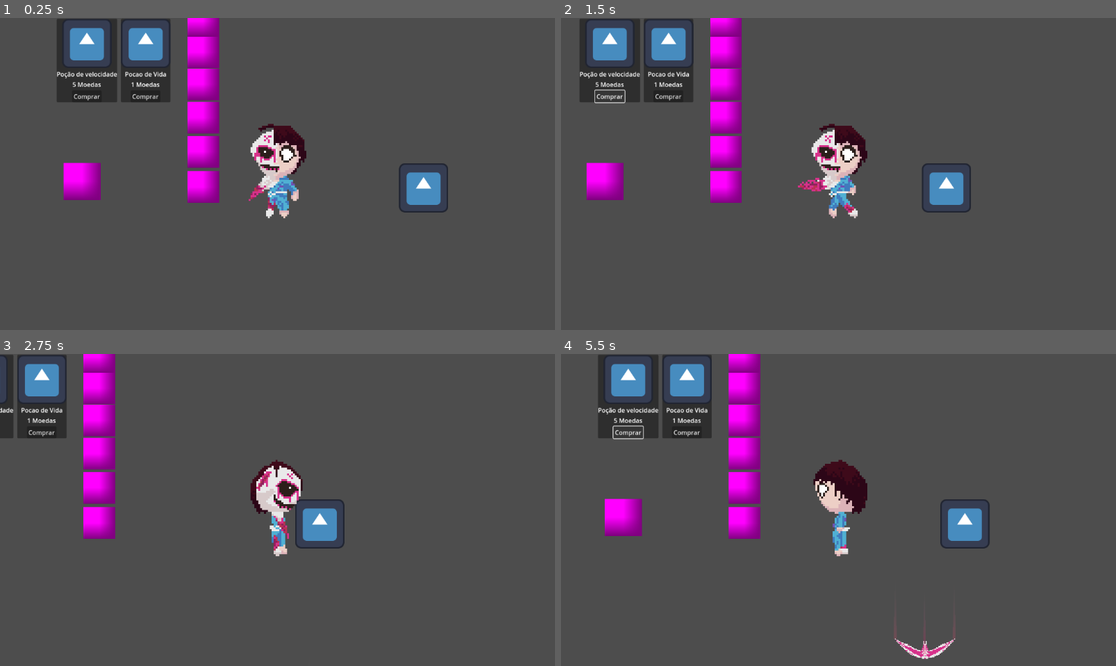
Above: before the commit, frames 1-4 (two rows, left to right).
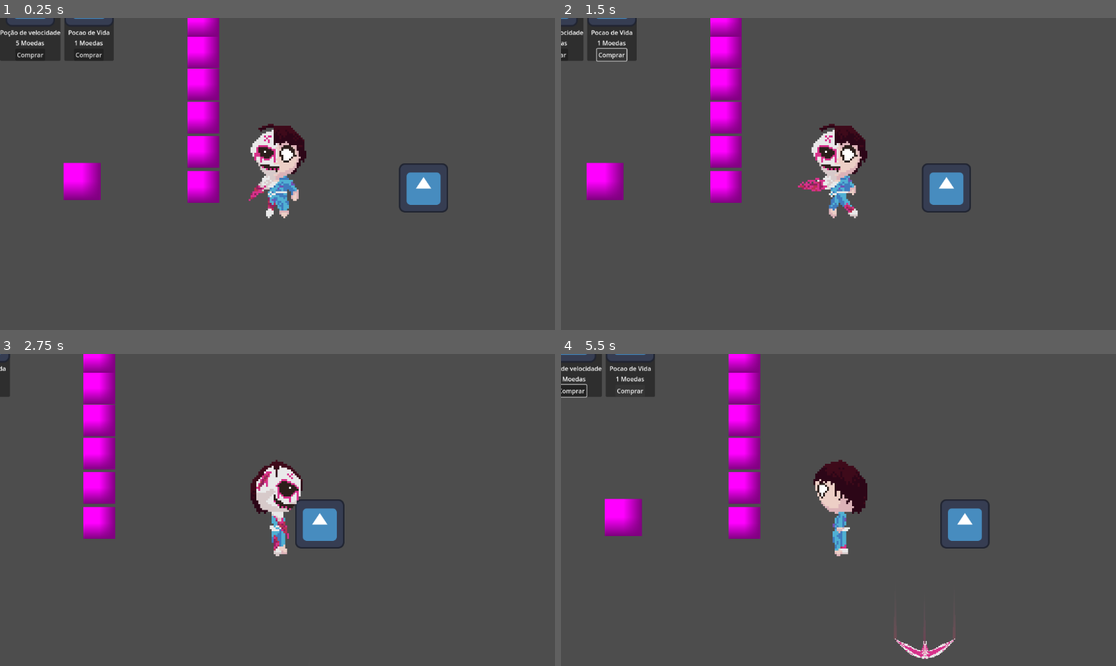
Above: after the commit, the same moments.

Repository: Gabril0/PDSI2
Game: Godot game, scene res://Enemy_Test.tscn
Same seed, same stepped clock (60 frames per second), same inputs: the game is played once before the commit and once after it. The engine's default icon, where the game draws it, is replaced by a stand-in: a white triangle on a blue panel in a dark square.
Inputs:
- Up to frame 1 (0.25 s): no input
- Up to frame 2 (1.5 s): click "Comprar" at 0.5 s; tap Enter (ui_accept) at 1.25 s; hold D (Right) from 1.28 s (still down); hold Down (AimDown) from 1.28 s (still down)
- Up to frame 3 (2.75 s): keep holding D (Right); tap Enter (ui_accept) at 1.52, 2.27 s; release Down (AimDown) at 2.03 s; tap Left (AimLeft) at 2.1 s
- Up to frame 4 (5.5 s): release D (Right) at 2.78 s; hold A (Left) 2.78-3.53 s; hold Right (AimRight) 2.78-3.53 s; hold D (Right) 3.53-5.03 s; tap Up (AimUp) at 3.6 s; tap Enter (ui_accept) at 3.77, 4.52, 5.27 s; hold Down (AimDown) 4.28-5.03 s; hold A (Left) from 5.03 s (still down); tap Left (AimLeft) at 5.1 s

The runs differ from the first frame. In frame 1, 5.3% of the frame differs, in the area x 0-31%, y 0-27%; in frame 2, 4.4%; in frame 3, 2.2%; in frame 4, 4.7%.

Commit message:
Feat: Adicionar menu na lateral & consertar disposição da loja

Diff:
--- a/Enemy_Test.tscn
+++ b/Enemy_Test.tscn
@@ -3,7 +3,7 @@
 [ext_resource type="PackedScene" uid="uid://4eg2njkuphmh" path="res://Entity/Enemies/Dummy.tscn" id="1_ghswv"]
 [ext_resource type="PackedScene" uid="uid://cnnl8e0e5chcs" path="res://Entity/Player/Player.tscn" id="2_clfm6"]
 [ext_resource type="PackedScene" uid="uid://j6w5gsr1y5le" path="res://Entity/Enemies/Failex.tscn" id="3_clfm6"]
-[ext_resource type="PackedScene" uid="uid://dtboe2e448byu" path="res://scenes/ShopUI.tscn" id="4_jj8s1"]
+[ext_resource type="PackedScene" uid="uid://dtboe2e448byu" path="res://scenes/ui/ShopUI.tscn" id="4_jj8s1"]
 
 [sub_resource type="NavigationPolygon" id="NavigationPolygon_clfm6"]
 vertices = PackedVector2Array(1625.82, -96.0703, 1724.06, 1031.71, -432.719, 976.25, -403.258, -111.922)
--- a/scenes/Mundo.tscn
+++ b/scenes/Mundo.tscn
@@ -1,7 +1,8 @@
-[gd_scene load_steps=3 format=3 uid="uid://dig5x8m1cj6rj"]
+[gd_scene load_steps=4 format=3 uid="uid://dig5x8m1cj6rj"]
 
 [ext_resource type="Script" uid="uid://knlr68rhqjbc" path="res://scripts/Mundo.gd" id="1_bn3w3"]
 [ext_resource type="PackedScene" uid="uid://cnnl8e0e5chcs" path="res://Entity/Player/Player.tscn" id="2_bn3w3"]
+[ext_resource type="PackedScene" uid="uid://ddq4gdjvx5bj0" path="res://scenes/ui/PlayerHUD.tscn" id="3_pu1qo"]
 
 [node name="Mundo" type="Node2D"]
 script = ExtResource("1_bn3w3")
@@ -11,3 +12,5 @@
 [node name="Player" parent="." instance=ExtResource("2_bn3w3")]
 
 [node name="UILayer" type="CanvasLayer" parent="."]
+
+[node name="PlayerHud" parent="UILayer" instance=ExtResource("3_pu1qo")]
--- a/scenes/ShopUI.tscn
+++ /dev/null
@@ -1,28 +0,0 @@
-[gd_scene load_steps=5 format=3 uid="uid://dtboe2e448byu"]
-
-[ext_resource type="Script" uid="uid://dwx7eea1lttf" path="res://scenes/shop_ui.gd" id="1_owitj"]
-[ext_resource type="Script" uid="uid://c0ck6657wa8eh" path="res://Item/item.gd" id="2_2icer"]
-[ext_resource type="Resource" uid="uid://buy6puk4a3n46" path="res://Items/pocao_de_velocidade.tres" id="3_0ove6"]
-[ext_resource type="Resource" uid="uid://bkb62snwrbm0c" path="res://Items/pocao_de_vida.tres" id="4_c6qty"]
-
-[node name="ShopUi" type="Control"]
-layout_mode = 3
-anchors_preset = 0
-script = ExtResource("1_owitj")
-level_1_items = Array[ExtResource("2_2icer")]([ExtResource("3_0ove6"), ExtResource("4_c6qty")])
-
-[node name="Panel" type="Panel" parent="."]
-layout_mode = 1
-anchors_preset = 15
-anchor_right = 1.0
-anchor_bottom = 1.0
-grow_horizontal = 2
-grow_vertical = 2
-
-[node name="GridContainer" type="GridContainer" parent="Panel"]
-layout_mode = 0
-offset_right = 40.0
-offset_bottom = 40.0
-theme_override_constants/h_separation = 10
-theme_override_constants/v_separation = 10
-columns = 4
--- a/scenes/salas/ShopRoom.gd
+++ b/scenes/salas/ShopRoom.gd
@@ -1,7 +1,7 @@
 extends Node2D
 
 #Pré-Carrega a cena na UI da Loja
-const ShopUIScene = preload("res://scenes/ShopUI.tscn")
+const ShopUIScene = preload("res://scenes/ui/ShopUI.tscn")
 
 var shop_instance = null
 
--- a/scenes/shop_ui.gd
+++ b/scenes/shop_ui.gd
@@ -8,7 +8,7 @@
 
 const ItemDisplaysScene = preload("res://scenes/ui/ItemDisplay.tscn")
 
-@onready var grid_container: GridContainer = $Panel/GridContainer
+@onready var grid_container: GridContainer = $Panel/CenterContainer/GridContainer
 
 
 @export_group("Pool de Itens por Nível")
--- /dev/null
+++ b/scenes/ui/InventorySlot.tscn
@@ -0,0 +1,29 @@
+[gd_scene load_steps=2 format=3 uid="uid://xvkifw7v7wvj"]
+
+[ext_resource type="Script" uid="uid://ca8omdjpbqiwf" path="res://scripts/inventory_slot.gd" id="1_y842j"]
+
+[node name="InventorySlot" type="Control"]
+custom_minimum_size = Vector2(64, 64)
+layout_mode = 3
+anchors_preset = 0
+script = ExtResource("1_y842j")
+
+[node name="Icon" type="TextureRect" parent="."]
+layout_mode = 1
+anchors_preset = 15
+anchor_right = 1.0
+anchor_bottom = 1.0
+grow_horizontal = 2
+grow_vertical = 2
+
+[node name="QuantityLabel" type="Label" parent="."]
+layout_mode = 1
+anchors_preset = 3
+anchor_left = 1.0
+anchor_top = 1.0
+anchor_right = 1.0
+anchor_bottom = 1.0
+offset_left = -40.0
+offset_top = -23.0
+grow_horizontal = 0
+grow_vertical = 0
--- /dev/null
+++ b/scenes/ui/PlayerHUD.tscn
@@ -0,0 +1,48 @@
+[gd_scene load_steps=3 format=3 uid="uid://ddq4gdjvx5bj0"]
+
+[ext_resource type="Script" uid="uid://d1bqjwe0in6x7" path="res://scripts/player_hud.gd" id="1_ivdol"]
+[ext_resource type="Texture2D" uid="uid://cp18hbnrfvte7" path="res://icon.svg" id="2_rq211"]
+
+[node name="PlayerHud" type="CanvasLayer"]
+script = ExtResource("1_ivdol")
+
+[node name="MarginContainer" type="MarginContainer" parent="."]
+offset_right = 40.0
+offset_bottom = 40.0
+theme_override_constants/margin_left = 10
+theme_override_constants/margin_top = 10
+
+[node name="HBoxContainer" type="HBoxContainer" parent="MarginContainer"]
+layout_mode = 2
+
+[node name="CoinIcon" type="TextureRect" parent="MarginContainer/HBoxContainer"]
+layout_mode = 2
+texture = ExtResource("2_rq211")
+
+[node name="MoneyLabel" type="Label" parent="MarginContainer/HBoxContainer"]
+layout_mode = 2
+theme_override_font_sizes/font_size = 50
+
+[node name="MarginContainer2" type="MarginContainer" parent="."]
+anchors_preset = 6
+anchor_left = 1.0
+anchor_top = 0.5
+anchor_right = 1.0
+anchor_bottom = 0.5
+offset_left = -40.0
+offset_top = -23.5
+offset_bottom = 23.5
+grow_horizontal = 0
+grow_vertical = 2
+theme_override_constants/margin_top = 20
+theme_override_constants/margin_right = 20
+
+[node name="VBoxContainer" type="VBoxContainer" parent="MarginContainer2"]
+layout_mode = 2
+
+[node name="InventoryTitle" type="Label" parent="MarginContainer2/VBoxContainer"]
+layout_mode = 2
+
+[node name="ItemContainer" type="HBoxContainer" parent="MarginContainer2/VBoxContainer"]
+layout_mode = 2
+theme_override_constants/separation = 60
--- /dev/null
+++ b/scenes/ui/ShopUI.tscn
@@ -0,0 +1,38 @@
+[gd_scene load_steps=5 format=3 uid="uid://dtboe2e448byu"]
+
+[ext_resource type="Script" uid="uid://dwx7eea1lttf" path="res://scenes/shop_ui.gd" id="1_5pbih"]
+[ext_resource type="Script" uid="uid://c0ck6657wa8eh" path="res://Item/item.gd" id="2_rj07h"]
+[ext_resource type="Resource" uid="uid://buy6puk4a3n46" path="res://Items/pocao_de_velocidade.tres" id="3_4y8cl"]
+[ext_resource type="Resource" uid="uid://bkb62snwrbm0c" path="res://Items/pocao_de_vida.tres" id="4_ofqlf"]
+
+[node name="ShopUi" type="Control"]
+layout_mode = 3
+anchors_preset = 15
+anchor_right = 1.0
+anchor_bottom = 1.0
+grow_horizontal = 2
+grow_vertical = 2
+script = ExtResource("1_5pbih")
+level_1_items = Array[ExtResource("2_rj07h")]([ExtResource("3_4y8cl"), ExtResource("4_ofqlf")])
+
+[node name="Panel" type="Panel" parent="."]
+layout_mode = 1
+anchors_preset = 15
+anchor_right = 1.0
+anchor_bottom = 1.0
+grow_horizontal = 2
+grow_vertical = 2
+
+[node name="CenterContainer" type="CenterContainer" parent="Panel"]
+layout_mode = 1
+anchors_preset = 15
+anchor_right = 1.0
+anchor_bottom = 1.0
+grow_horizontal = 2
+grow_vertical = 2
+
+[node name="GridContainer" type="GridContainer" parent="Panel/CenterContainer"]
+layout_mode = 2
+theme_override_constants/h_separation = 10
+theme_override_constants/v_separation = 10
+columns = 4
--- /dev/null
+++ b/scripts/inventory_slot.gd
@@ -0,0 +1,14 @@
+extends Control
+
+@onready var icon: TextureRect = $Icon
+@onready var quantity_label: Label = $QuantityLabel
+
+
+func update_display(item_resource: Item, quantity: int):
+	icon.texture = item_resource.icon
+
+	if quantity > 1:
+		quantity_label.text = "x%d" % quantity
+		quantity_label.show()
+	else:
+		quantity_label.hide()
--- /dev/null
+++ b/scripts/player_hud.gd
@@ -0,0 +1,29 @@
+extends CanvasLayer
+
+const InventorySlotScene = preload("res://scenes/ui/InventorySlot.tscn")
+
+@onready var money_label: Label = $MarginContainer/HBoxContainer/MoneyLabel
+@onready var item_container: HBoxContainer = $MarginContainer2/VBoxContainer/ItemContainer
+
+func _ready():
+	PlayerData.coins_updated.connect(_on_coins_updated)
+	PlayerData.inventory_updated.connect(_on_inventory_updated)
+
+	_on_coins_updated(PlayerData.coins)
+	_on_inventory_updated(PlayerData.inventory)
+
+
+func _on_coins_updated(new_amount: int):
+	money_label.text = "%d" % new_amount
+
+
+func _on_inventory_updated(new_inventory: Dictionary):
+	for child in item_container.get_children():
+		child.queue_free()
+
+	for item in new_inventory:
+		var quantity = new_inventory[item]
+
+		var slot_instance = InventorySlotScene.instantiate()
+		item_container.add_child(slot_instance)
+		slot_instance.update_display(item, quantity)
--- a/scripts/singletons/PlayerData.gd
+++ b/scripts/singletons/PlayerData.gd
@@ -7,9 +7,11 @@
 
 signal coins_updated(new_amout: int) #Vei ser emitido sempre que a quant de moedas mudar
 
-var coins: int = 10
+signal inventory_updated(new_inventory: Dictionary)
 
-var inventory: Array[Item] #guardar os itens
+var coins: int = 50
+
+var inventory: Dictionary = {}
 
 func can_afford(amount: int) -> bool:
 	return coins >= amount
@@ -26,7 +28,12 @@
 		print("Moedas debitadas. Total agora: ", coins)
 
 func add_item(item_resource: Item) -> void:
-	inventory.append(item_resource)
+	if inventory.has(item_resource):
+		inventory[item_resource] += 1
+	else:
+		inventory[item_resource] = 1
+
 	print("Item ", item_resource.i_name, "adicionado ao inventario")
+	inventory_updated.emit(inventory)
 
 ##Esse script vai ser um autoload
Not shown, added: scripts/inventory_slot.gd.uid
Not shown, added: scripts/player_hud.gd.uid
